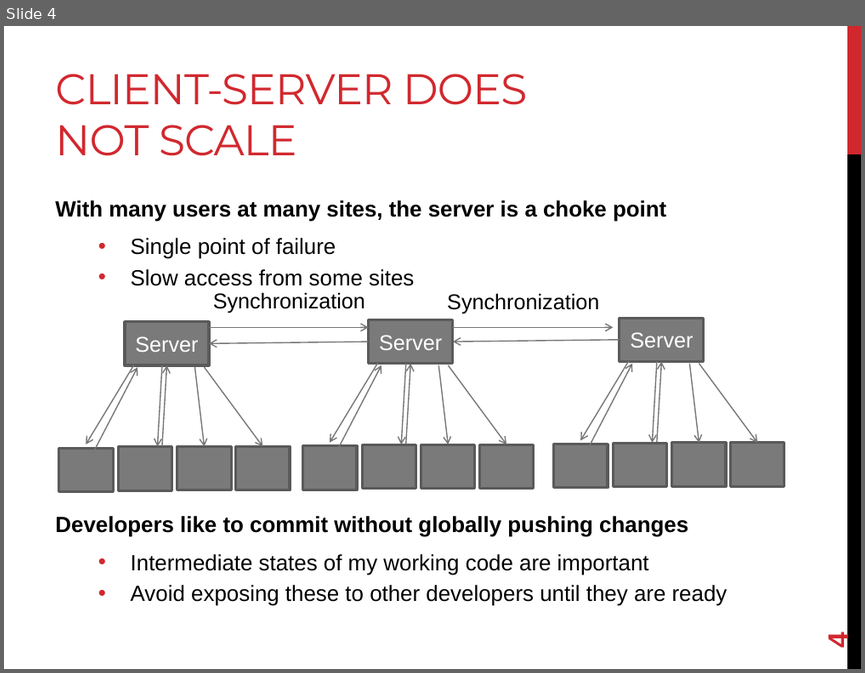
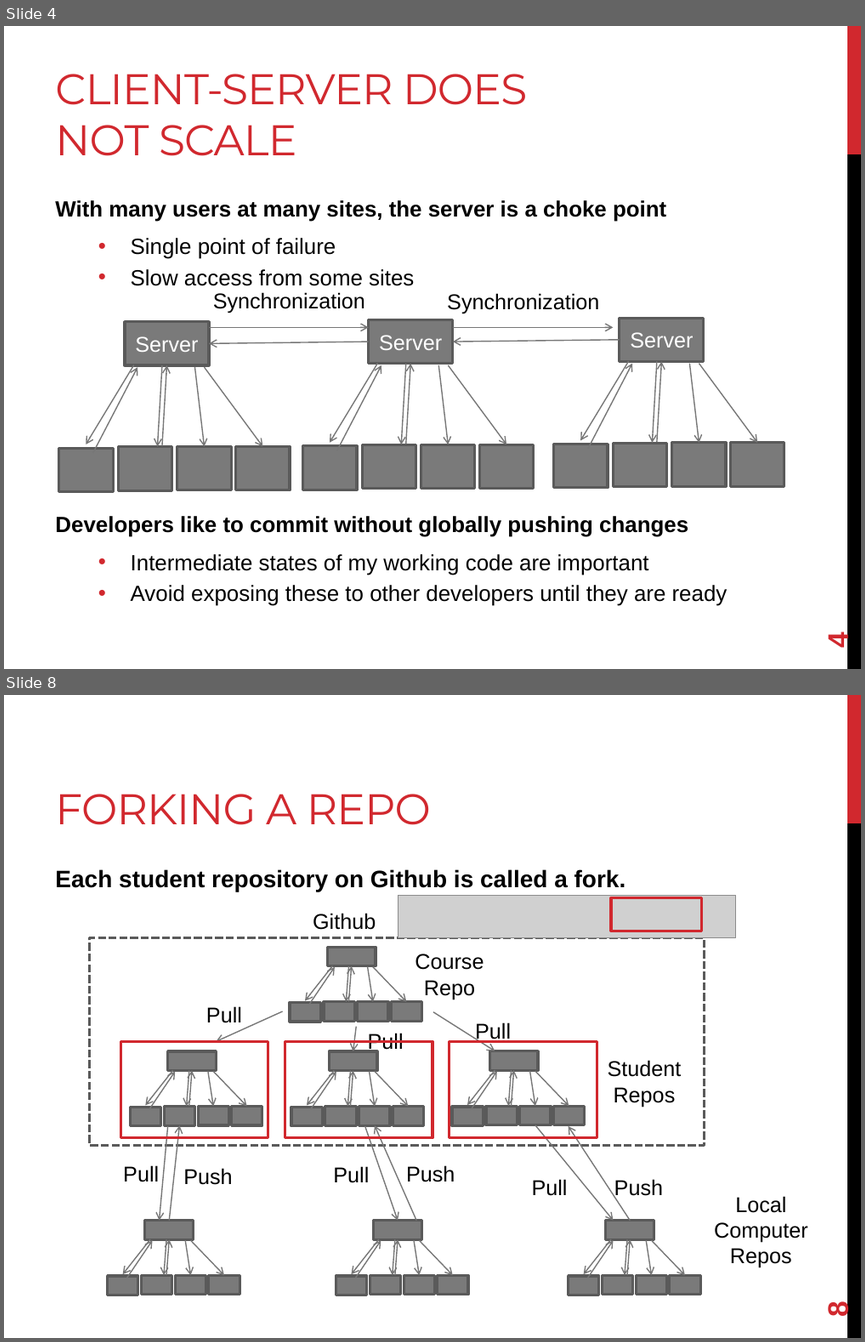
Before and after one commit to joshpeterson/DevelopingConcurrentSoftware, a slide deck: Lectures/Introduction to Distributed Version Control/Introduction to Distributed Version Control.pptx. Shown one above the other, each under a label of ours: slide 4 before the commit, slides 4 and 8 after it; the slides between them are not shown. The pictures are 865x673 and 865x1342 pixels, drawn with LibreOffice and Linux fonts; fonts in the diff are those of the drawing; grey boxes stand for pictures. Boxes give left, top, right and bottom in pixels: in the first picture for what was removed or moved away, otherwise in the second. Text is boxed around its words. In the diff, an @@ line names an element or a change of style, - is before the commit and + after.

```diff
--- a/Lectures/Introduction to Distributed Version Control/Introduction to Distributed Version Control.pptx
+++ b/Lectures/Introduction to Distributed Version Control/Introduction to Distributed Version Control.pptx
@@ slide 8 added at (x1=4, y1=695, x2=861, y2=1338), background #FFFFFF; not listed: 2 template elements that a slide beside it also shows @@
@@ title added at (x1=55, y1=794, x2=431, y2=825), 36 pt, text #D1282E @@
+FORKING A REPO
@@ text added at (x1=55, y1=869, x2=626, y2=891), 20 pt, text #000000, bold @@
+Each student repository on Github is called a fork.
@@ picture added at (x1=398, y1=895, x2=736, y2=937) @@
@@ rectangle added at (x1=611, y1=898, x2=702, y2=930), outline #D1282E 2.25 pt @@
@@ rectangle added at (x1=120, y1=1041, x2=268, y2=1137), outline #D1282E 2.25 pt @@
@@ rectangle added at (x1=285, y1=1041, x2=432, y2=1137), outline #D1282E 2.25 pt @@
@@ rectangle added at (x1=449, y1=1041, x2=596, y2=1137), outline #D1282E 2.25 pt @@
@@ group added at (x1=90, y1=913, x2=808, y2=1295): 51 arrows, 36 rectangles, 13 texts @@
+Github
+Course Repo
+Student Repos
+Pull
+Pull
+Pull
+Pull
+Pull
+Pull
+Push
+Push
+Push
+Local Computer Repos
@@ page number added at (x1=822, y1=1302, x2=854, y2=1317), 24 pt, text #D1282E, bold @@
+8
```
Also in this commit, not shown: 6 other slides added.
